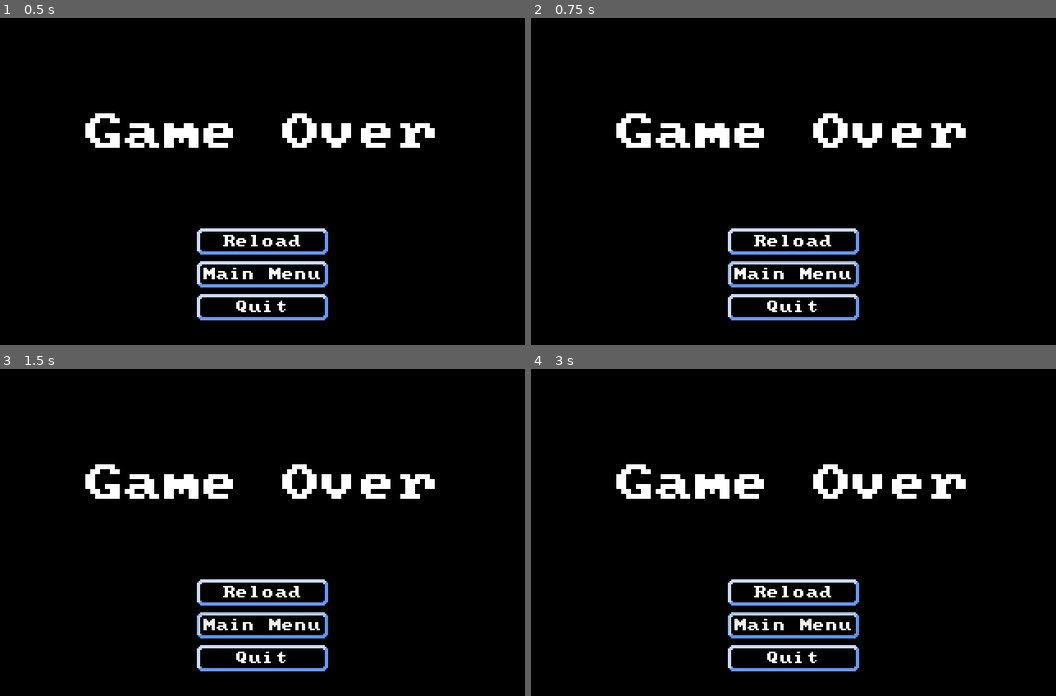
Above: before the commit, frames 1-4 (two rows, left to right).
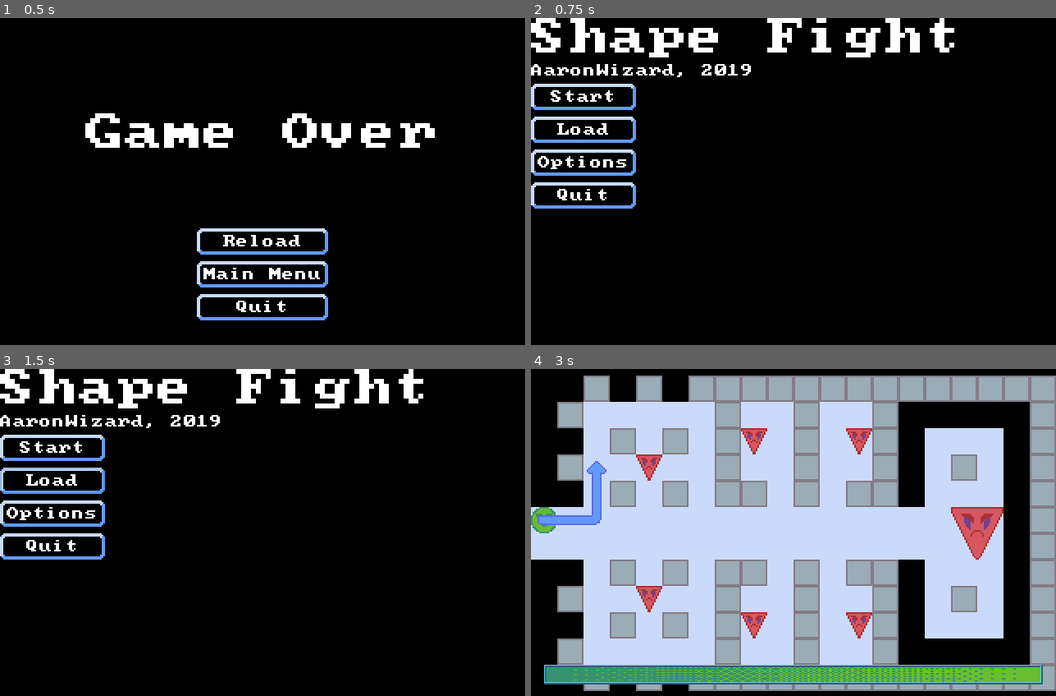
Above: after the commit, the same moments.

Repository: AaronWizard/ShapeFight
Game: Godot game, scene res://GameOver.tscn
The game is run twice, just before and just after one commit, with the same random seed, the same clock (stepped at 60 frames per second) and the same inputs. This scene is started directly instead of the project's main scene.
Inputs (mouse positions are in pixels of both pictures, inside the frame that each line leads up to):
- Up to frame 1 (0.5 s): no input
- Up to frame 2 (0.75 s): click "Main Menu" at 0.5 s
- Up to frame 3 (1.5 s): click (52, 480) at 1.25 s, where only the run after the commit has a clickable "Load"
- Up to frame 4 (3 s): click (583, 512) at 2 s, where only the run after the commit has a clickable "Options"; click (583, 447) at 2.75 s, where only the run after the commit has a clickable "Start"

Frame 1 is identical in both runs. In frame 2, 11% of the frame differs, in the area x 0-83%, y 0-93%; in frame 3, 11%; in frame 4, 80%, in the area x 0-100%, y 2-99%.

Commit message:
Main menu scene. Connect main menu, game, and game over scenes.

Diff:
--- a/Game.gd
+++ b/Game.gd
@@ -1,7 +1,7 @@
 extends Node
 
 # warning-ignore:unused_class_variable
-export(PackedScene) var game_over_scene
+export(String, FILE, '*.tscn') var game_over_scene
 
 onready var game_over_transition := $Transitions/GameOverTransition
 
@@ -51,4 +51,4 @@
 	game_over_transition.play()
 	yield(game_over_transition, 'animation_finished')
 
-	assert(get_tree().change_scene_to(game_over_scene) == OK)
+	assert(get_tree().change_scene(game_over_scene) == OK)
--- a/Game.tscn
+++ b/Game.tscn
@@ -1,23 +1,22 @@
-[gd_scene load_steps=15 format=2]
+[gd_scene load_steps=14 format=2]
 
 [ext_resource path="res://Game.gd" type="Script" id=1]
-[ext_resource path="res://GameOver.tscn" type="PackedScene" id=2]
-[ext_resource path="res://Resources/Tilesets/BasicTileSet.tres" type="TileSet" id=3]
-[ext_resource path="res://Maps/Map.gd" type="Script" id=4]
-[ext_resource path="res://Maps/Tiles/BasicTileSetData.tscn" type="PackedScene" id=5]
-[ext_resource path="res://Actors/Types/Hero.tscn" type="PackedScene" id=6]
-[ext_resource path="res://Actors/Types/Enemy.tscn" type="PackedScene" id=7]
-[ext_resource path="res://Actors/Types/BigEnemy.tscn" type="PackedScene" id=8]
-[ext_resource path="res://Maps/PathOverlay.tscn" type="PackedScene" id=9]
-[ext_resource path="res://TurnProcessor.gd" type="Script" id=10]
-[ext_resource path="res://Assets/Graphics/GUI/stamina_back.png" type="Texture" id=11]
-[ext_resource path="res://Assets/Graphics/GUI/stamina_overlay.png" type="Texture" id=12]
-[ext_resource path="res://Assets/Graphics/GUI/stamina_progress.png" type="Texture" id=13]
-[ext_resource path="res://Effects/GameOverTransition.tscn" type="PackedScene" id=14]
+[ext_resource path="res://Resources/Tilesets/BasicTileSet.tres" type="TileSet" id=2]
+[ext_resource path="res://Maps/Map.gd" type="Script" id=3]
+[ext_resource path="res://Maps/Tiles/BasicTileSetData.tscn" type="PackedScene" id=4]
+[ext_resource path="res://Actors/Types/Hero.tscn" type="PackedScene" id=5]
+[ext_resource path="res://Actors/Types/Enemy.tscn" type="PackedScene" id=6]
+[ext_resource path="res://Actors/Types/BigEnemy.tscn" type="PackedScene" id=7]
+[ext_resource path="res://Maps/PathOverlay.tscn" type="PackedScene" id=8]
+[ext_resource path="res://TurnProcessor.gd" type="Script" id=9]
+[ext_resource path="res://Assets/Graphics/GUI/stamina_back.png" type="Texture" id=10]
+[ext_resource path="res://Assets/Graphics/GUI/stamina_overlay.png" type="Texture" id=11]
+[ext_resource path="res://Assets/Graphics/GUI/stamina_progress.png" type="Texture" id=12]
+[ext_resource path="res://Effects/GameOverTransition.tscn" type="PackedScene" id=13]
 
 [node name="Game" type="Node"]
 script = ExtResource( 1 )
-game_over_scene = ExtResource( 2 )
+game_over_scene = "res://GameOver.tscn"
 
 [node name="MapContainer" type="Node2D" parent="."]
 editor/display_folded = true
--- a/GameOver.gd
+++ b/GameOver.gd
@@ -1,10 +1,13 @@
 extends VBoxContainer
+
+# warning-ignore:unused_class_variable
+export(String, FILE, '*.tscn') var main_menu_scene
 
 func _on_Reload_pressed() -> void:
 	pass # Replace with function body.
 
 func _on_MainMenu_pressed() -> void:
-	pass # Replace with function body.
+	assert(get_tree().change_scene(main_menu_scene) == OK)
 
 func _on_Quit_pressed() -> void:
 	get_tree().quit()
--- a/GameOver.tscn
+++ b/GameOver.tscn
@@ -13,6 +13,7 @@
 margin_bottom = -16.0
 theme = ExtResource( 1 )
 script = ExtResource( 2 )
+main_menu_scene = "res://MainMenu.tscn"
 
 [node name="CenterContainer" type="CenterContainer" parent="."]
 margin_right = 288.0
--- /dev/null
+++ b/MainMenu.gd
@@ -0,0 +1,16 @@
+extends VBoxContainer
+
+# warning-ignore:unused_class_variable
+export(String, FILE, '*.tscn') var game_scene
+
+func _on_Start_pressed() -> void:
+	assert(get_tree().change_scene(game_scene) == OK)
+
+func _on_Load_pressed() -> void:
+	pass # Replace with function body.
+
+func _on_Options_pressed() -> void:
+	pass # Replace with function body.
+
+func _on_Quit_pressed() -> void:
+	get_tree().quit()
--- /dev/null
+++ b/MainMenu.tscn
@@ -0,0 +1,58 @@
+[gd_scene load_steps=4 format=2]
+
+[ext_resource path="res://Resources/theme.tres" type="Theme" id=1]
+[ext_resource path="res://MainMenu.gd" type="Script" id=2]
+[ext_resource path="res://Resources/Fonts/font_title.tres" type="DynamicFont" id=3]
+
+[node name="MainMenu" type="VBoxContainer"]
+margin_right = 40.0
+margin_bottom = 40.0
+theme = ExtResource( 1 )
+script = ExtResource( 2 )
+game_scene = "res://Game.tscn"
+
+[node name="Title" type="Label" parent="."]
+margin_right = 264.0
+margin_bottom = 24.0
+custom_fonts/font = ExtResource( 3 )
+text = "Shape Fight"
+
+[node name="Author" type="Label" parent="."]
+margin_top = 28.0
+margin_right = 264.0
+margin_bottom = 36.0
+text = "AaronWizard, 2019"
+
+[node name="Buttons" type="VBoxContainer" parent="."]
+margin_top = 40.0
+margin_right = 64.0
+margin_bottom = 116.0
+size_flags_horizontal = 0
+size_flags_vertical = 0
+
+[node name="Start" type="Button" parent="Buttons"]
+margin_right = 64.0
+margin_bottom = 16.0
+text = "Start"
+
+[node name="Load" type="Button" parent="Buttons"]
+margin_top = 20.0
+margin_right = 64.0
+margin_bottom = 36.0
+text = "Load"
+
+[node name="Options" type="Button" parent="Buttons"]
+margin_top = 40.0
+margin_right = 64.0
+margin_bottom = 56.0
+text = "Options"
+
+[node name="Quit" type="Button" parent="Buttons"]
+margin_top = 60.0
+margin_right = 64.0
+margin_bottom = 76.0
+text = "Quit"
+[connection signal="pressed" from="Buttons/Start" to="." method="_on_Start_pressed"]
+[connection signal="pressed" from="Buttons/Load" to="." method="_on_Load_pressed"]
+[connection signal="pressed" from="Buttons/Options" to="." method="_on_Options_pressed"]
+[connection signal="pressed" from="Buttons/Quit" to="." method="_on_Quit_pressed"]
--- a/project.godot
+++ b/project.godot
@@ -105,7 +105,7 @@
 [application]
 
 config/name="Shape Fight"
-run/main_scene="res://Game.tscn"
+run/main_scene="res://MainMenu.tscn"
 config/icon="res://icon.png"
 
 [display]
Not shown: 3 places in Game.tscn that only renumber resources
